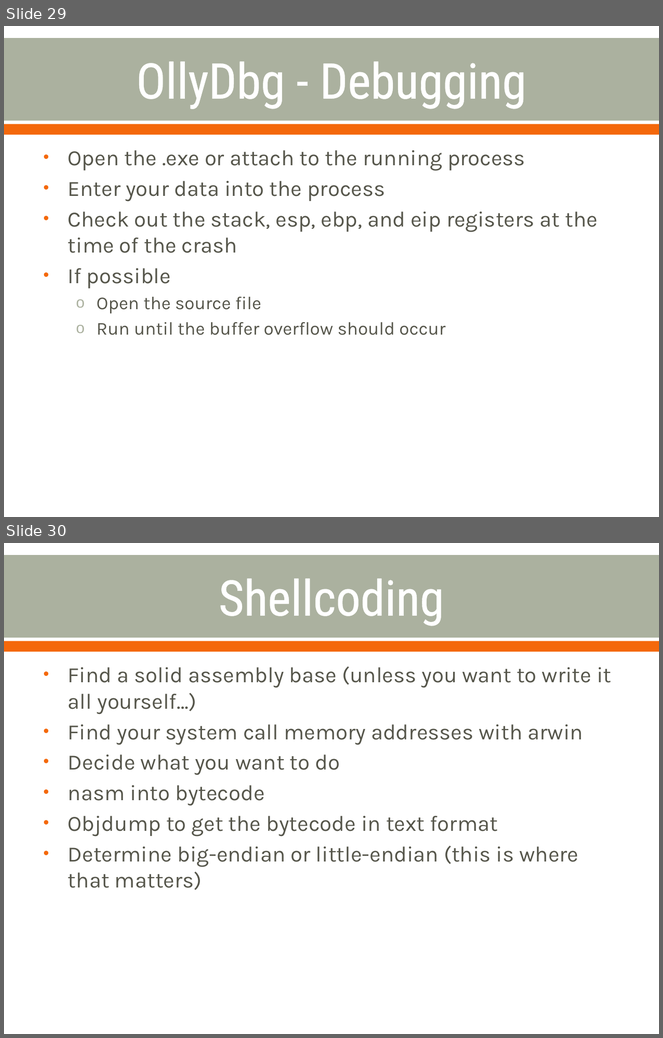
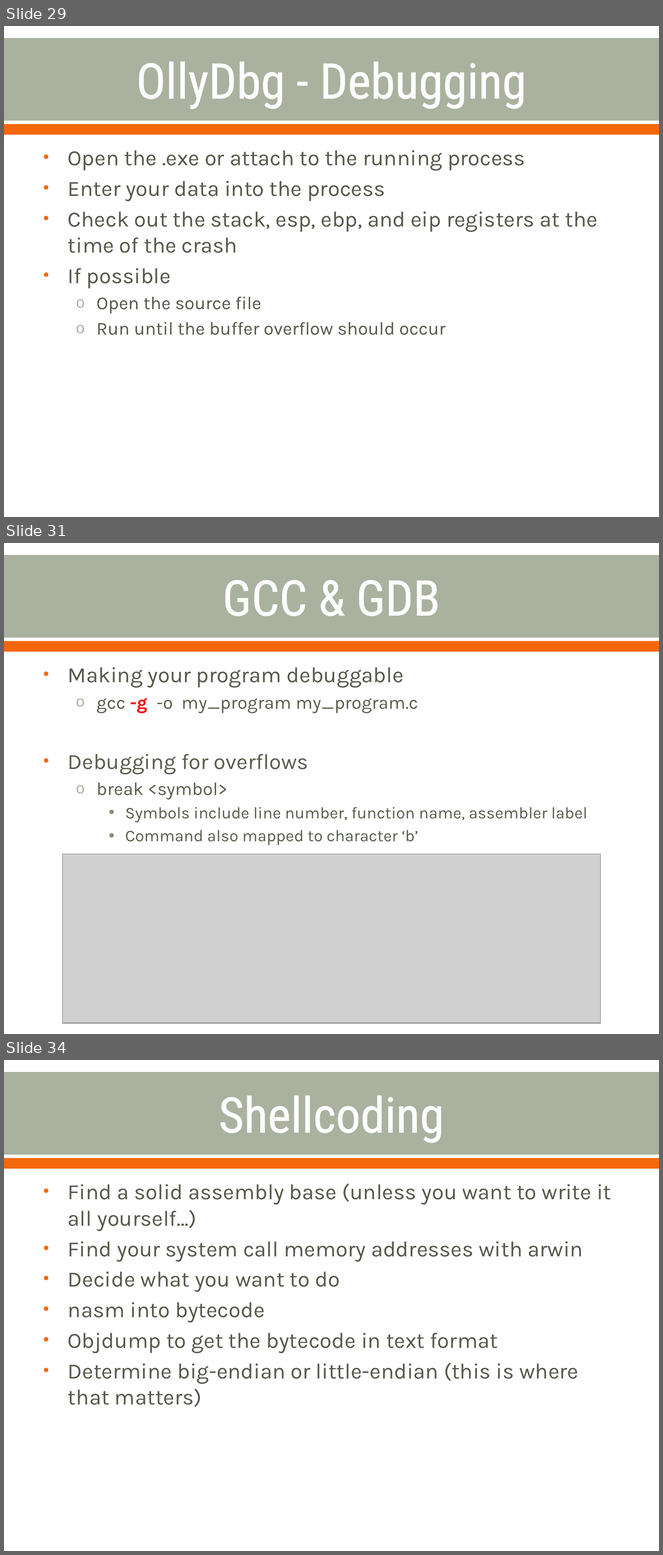
Before and after one commit to cornwe19/cse825, a slide deck: Buffer Overflow Attacks.pptx. Shown one above the other, each under a label of ours: slides 29 and 30 before the commit, slides 29, 31 and 34 after it; the slides between them are not shown. The pictures are 663x1038 and 663x1555 pixels, drawn with LibreOffice and Linux fonts; fonts in the diff are those of the drawing; grey boxes stand for pictures. Boxes give left, top, right and bottom in pixels: in the first picture for what was removed or moved away, otherwise in the second. Text is boxed around its words. In the diff, an @@ line names an element or a change of style, - is before the commit and + after.

Commit message:
adding some gdb debugging slides to the presentation

```diff
--- a/Buffer Overflow Attacks.pptx
+++ b/Buffer Overflow Attacks.pptx
@@ slide 31 added at [4,543,659,1034], background #FFFFFF; not listed: 2 template elements that a slide beside it also shows @@
@@ title added at [222,580,440,616], 54 pt, text #FFFFFF @@
+GCC & GDB
@@ text added at [68,667,588,846], 18 pt, text #575D4B @@
+• Making your program debuggable
+  o gcc -g -o my_program my_program.c
+• Debugging for overflows
+  o break <symbol>
+    • Symbols include line number, function name, assembler label
+    • Command also mapped to character ‘b’
@@ picture added at [62,854,600,1023] @@
@@ what was slide 30 is now slide 34 @@
```
Also in this commit, not shown: 3 other slides added.
